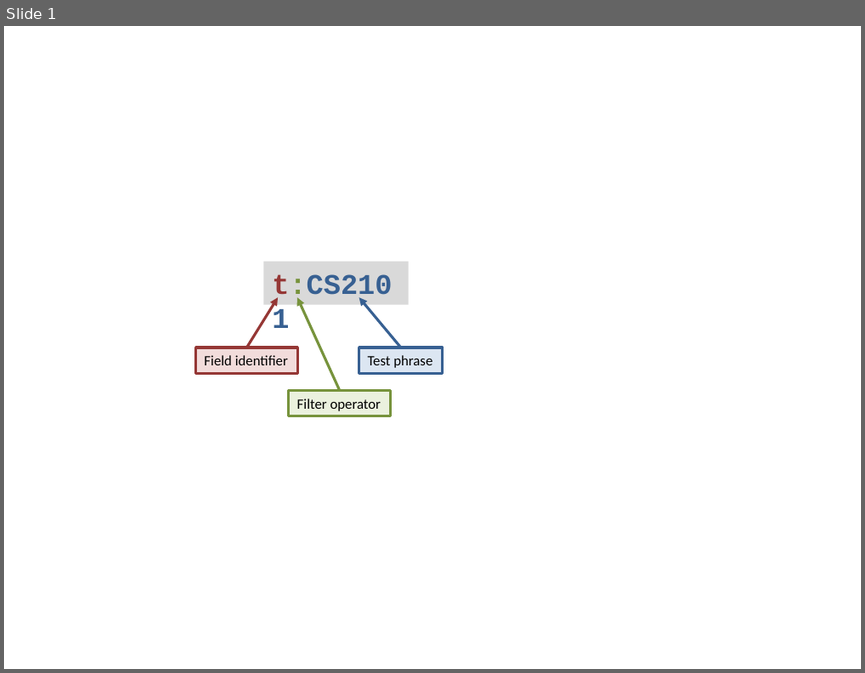
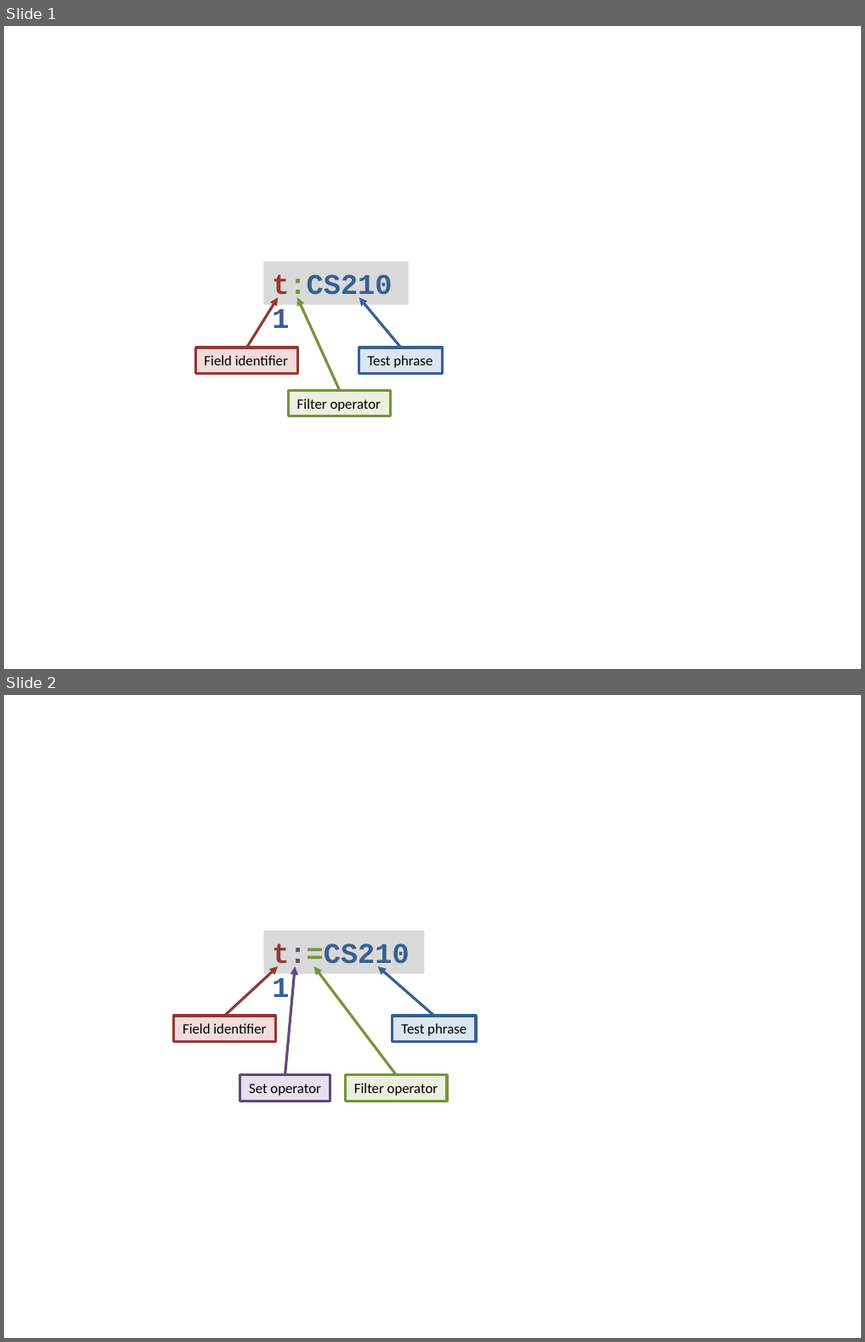
Before and after one commit to sijie123/CS2103-DeadlineManager, a slide deck: docs/diagrams/FilterUnitDiagram.pptx. Shown one above the other, each under a label of ours: slide 1 before the commit, slides 1 and 2 after it. The pictures are 865x673 and 865x1342 pixels, drawn with LibreOffice and Linux fonts; fonts in the diff are those of the drawing. Boxes give left, top, right and bottom in pixels: in the first picture for what was removed or moved away, otherwise in the second. Text is boxed around its words. In the diff, an @@ line names an element or a change of style, - is before the commit and + after.

```diff
--- a/docs/diagrams/FilterUnitDiagram.pptx
+++ b/docs/diagrams/FilterUnitDiagram.pptx
@@ slide 2 added at <box>4,695,861,1338</box>, background #FFFFFF @@
@@ rectangle added at <box>263,930,424,974</box>, fill #D9D9D9, 24 pt, text #376092, bold @@
+t:=CS2101
@@ arrow added from (224, 1015) to (279, 967), #953735 2.25 pt @@
@@ arrow added from (285, 1075) to (295, 967), #604A7B 2.25 pt @@
@@ arrow added from (397, 1075) to (314, 967), #77933C 2.25 pt @@
@@ arrow added from (434, 1015) to (377, 967), #376092 2.25 pt @@
@@ rectangle added at <box>174,1015,276,1041</box>, fill #F2DCDB, outline #953735 2.25 pt, 12 pt, text #000000 @@
+Field identifier
@@ rectangle added at <box>392,1015,475,1041</box>, fill #DCE6F2, outline #376092 2.25 pt, 12 pt, text #000000 @@
+Test phrase
@@ rectangle added at <box>239,1075,330,1100</box>, fill #E6E0EC, outline #604A7B 2.25 pt, 12 pt, text #000000 @@
+Set operator
@@ rectangle added at <box>345,1075,447,1100</box>, fill #EBF1DE, outline #77933C 2.25 pt, 12 pt, text #000000 @@
+Filter operator
```
Also in this commit, not shown: 5 other files.
